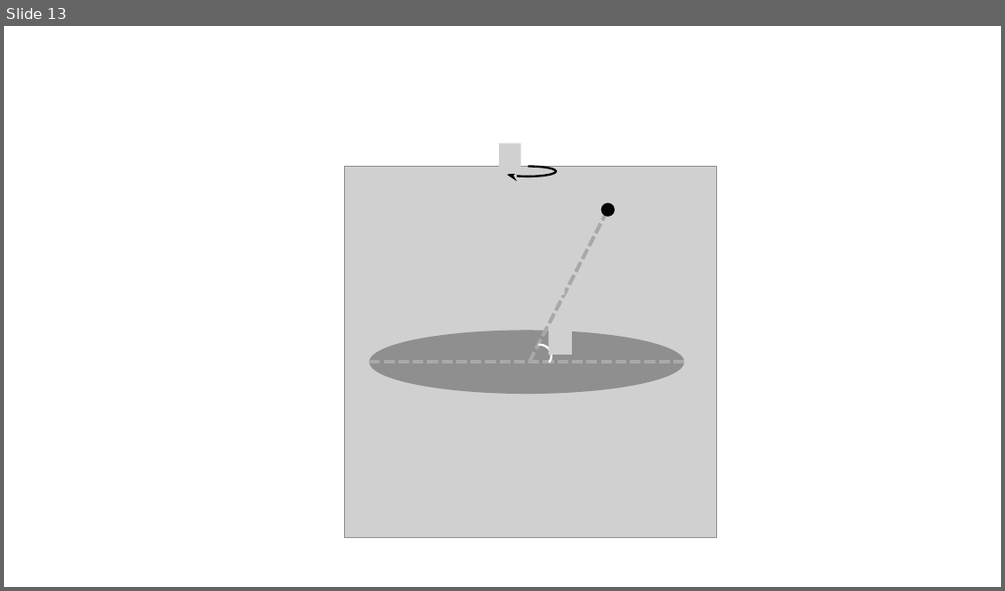
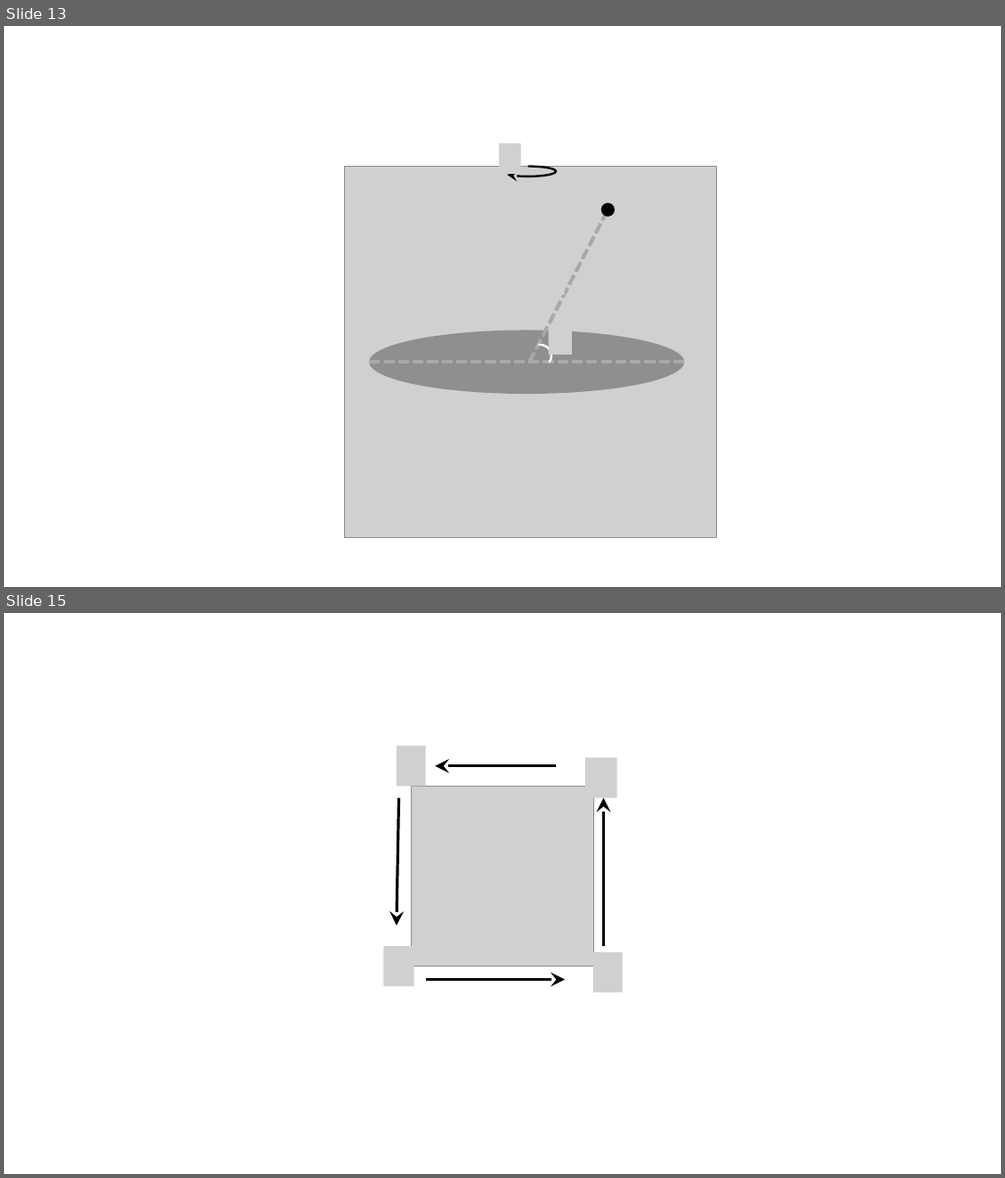
Before and after one commit to savchenko-physics/savchenko-physics.github.io, a slide deck: volunteer/Drawings.pptx. Shown one above the other, each under a label of ours: slide 13 before the commit, slides 13 and 15 after it; the slides between them are not shown. The pictures are 1005x591 and 1005x1178 pixels, drawn with LibreOffice and Linux fonts; fonts in the diff are those of the drawing; grey boxes stand for pictures. Boxes give left, top, right and bottom in pixels: in the first picture for what was removed or moved away, otherwise in the second. Text is boxed around its words. In the diff, an @@ line names an element or a change of style, - is before the commit and + after.

```diff
--- a/volunteer/Drawings.pptx
+++ b/volunteer/Drawings.pptx
@@ slide 15 added at (4, 613, 1001, 1174), background #FFFFFF @@
@@ picture added at (396, 747, 426, 787) @@
@@ arrow added from (556, 766) to (435, 766), #000000 2.75 pt @@
@@ picture added at (585, 757, 617, 798) @@
@@ arrow added from (399, 798) to (396, 925), #000000 2.75 pt @@
@@ picture added at (411, 786, 594, 966) @@
@@ arrow added from (604, 946) to (604, 798), #000000 2.75 pt @@
@@ picture added at (384, 946, 414, 986) @@
@@ picture added at (593, 952, 623, 993) @@
@@ arrow added from (427, 980) to (565, 980), #000000 2.75 pt @@
```
Also in this commit, not shown: 2 other slides added, 12 other files.
